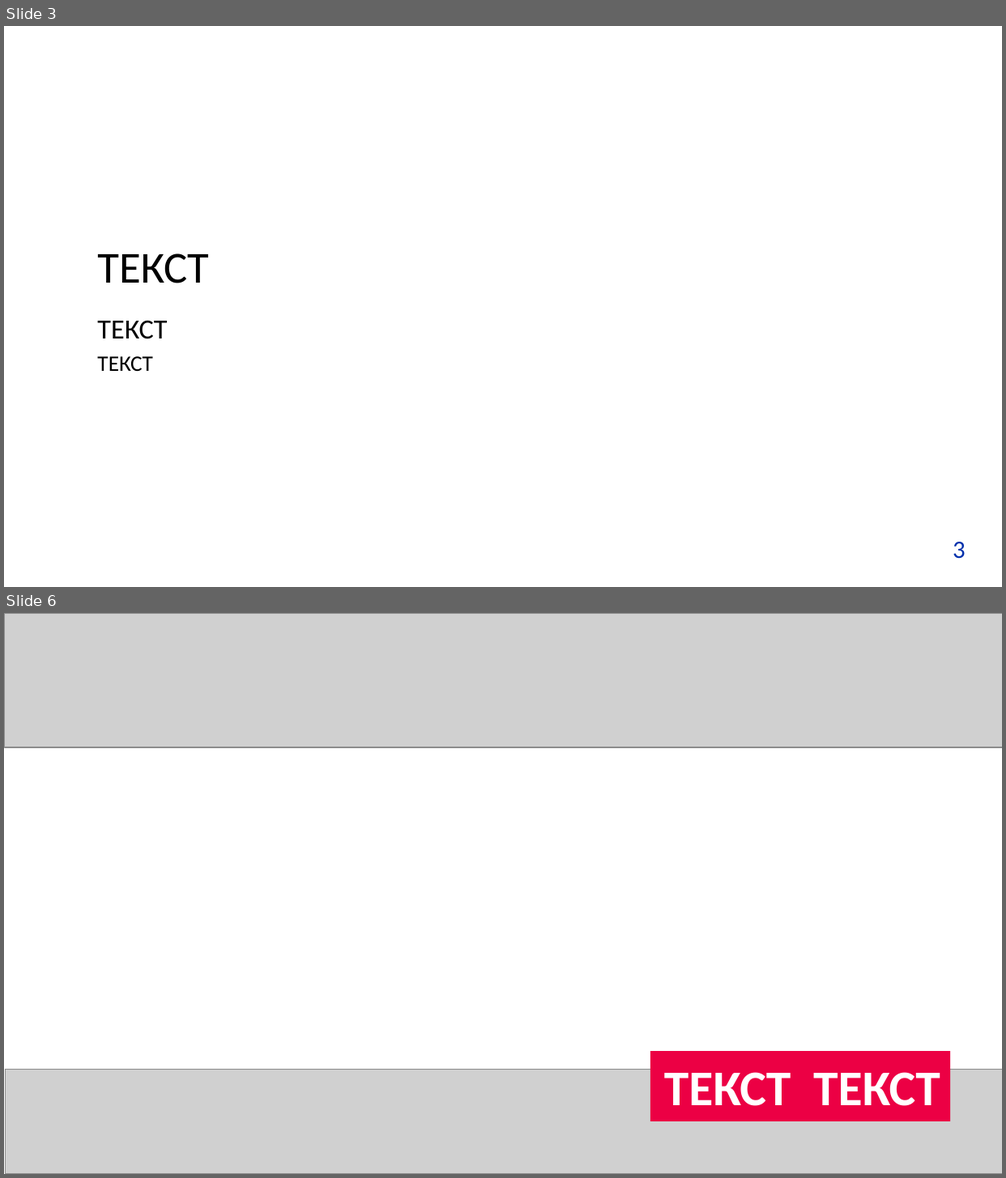
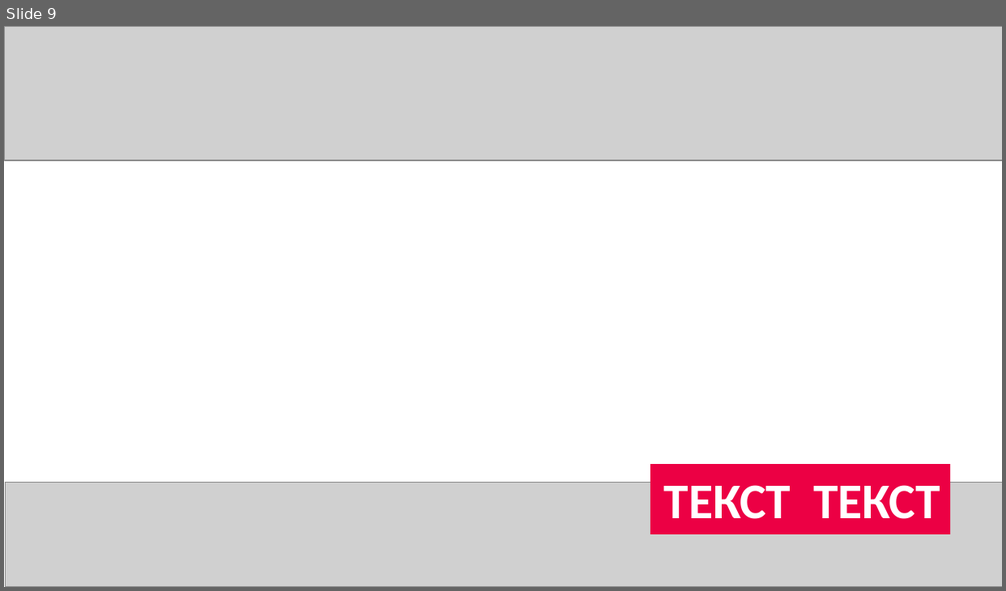
Before and after one commit to yungvldai/diploma, a slide deck: presentation/production.pptx. Shown one above the other, each under a label of ours: slides 3 and 6 before the commit, slide 9 after it; the slides between them are not shown. The pictures are 1006x1178 and 1006x591 pixels, drawn with LibreOffice and Linux fonts; fonts in the diff are those of the drawing; grey boxes stand for pictures; background and template pictures are left out. Boxes give left, top, right and bottom in pixels: in the first picture for what was removed or moved away, otherwise in the second. Text is boxed around its words. In the diff, an @@ line names an element or a change of style, - is before the commit and + after.

```diff
--- a/presentation/production.pptx
+++ b/presentation/production.pptx
@@ slide 3 removed at (4,26,1002,587), background picture (left out) @@
@@ title removed at (97,254,209,284) @@
-ТЕКСТ
@@ text removed at (97,320,167,372) @@
-ТЕКСТ
-ТЕКСТ
@@ text removed at (953,542,965,559) @@
-3
@@ what was slide 6 is now slide 9 @@
```
Also in this commit, not shown: 1 slide changed, 8 slides added, 5 other slides removed, 14 other files.
